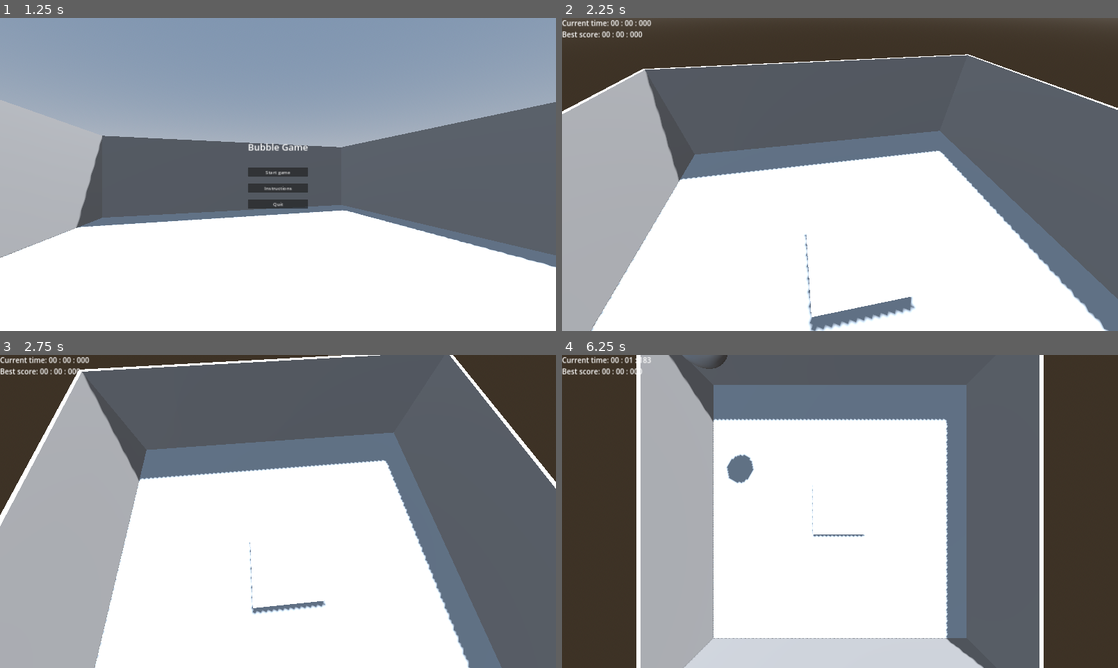
Above: before the commit, frames 1-4 (two rows, left to right).
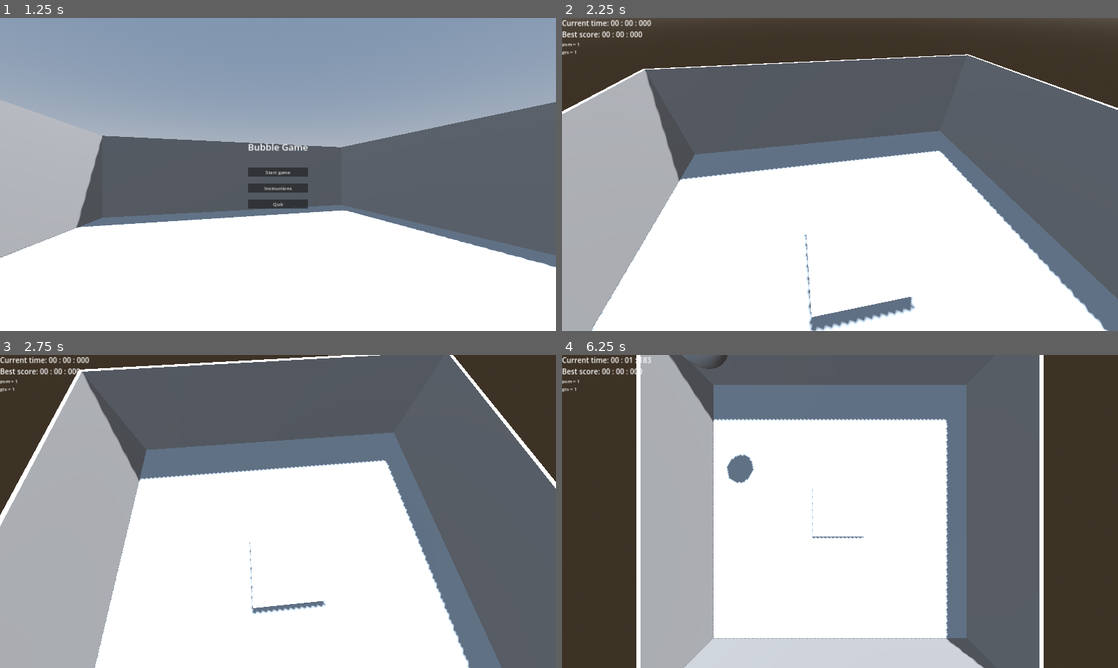
Above: after the commit, the same moments.

Repository: warriormaster12/Fsj2025
Game: Godot game, scene res://levels/actual_level.tscn
Two runs of this game, one before a commit and one after it. Both use one fixed random seed, a clock stepped at 60 frames per second and the inputs below. This scene is started directly instead of the project's main scene.
Inputs:
- Up to frame 1 (1.25 s): click "Start game" at 0.5 s
- Up to frame 2 (2.25 s): click "Start game" at 1.25 s; tap Space (dash) at 2.1 s
- Up to frame 3 (2.75 s): no input
- Up to frame 4 (6.25 s): tap S (move_d) at 2.85 s; tap A (move_l) at 3.6 s; tap D (move_r) at 4.35 s; click "Try again" at 5 s; tap W (move_u) at 5.85 s

Frame 1 is identical in both runs. In frame 2, less than 0.1% of the frame differs, in the area x 0-4%, y 7-12%; in frame 3, less than 0.1%; in frame 4, 0.2%, in the area x 0-55%, y 7-59%.

Commit message:
Add Power Up State Manager

Diff:
--- a/levels/actual_level.tscn
+++ b/levels/actual_level.tscn
@@ -1,7 +1,8 @@
-[gd_scene load_steps=13 format=3 uid="uid://eidyg2m2qpb0"]
+[gd_scene load_steps=14 format=3 uid="uid://eidyg2m2qpb0"]
 
 [ext_resource type="Script" path="res://scripts/main_menu.gd" id="1_onbhf"]
 [ext_resource type="Script" path="res://scripts/level_manager.gd" id="1_s7dc4"]
+[ext_resource type="Script" path="res://scripts/power_up_state_manager.gd" id="1_vxuai"]
 [ext_resource type="Script" path="res://scripts/game.gd" id="2_fq0ei"]
 [ext_resource type="Script" path="res://scripts/fail_container_ui.gd" id="3_3d8vx"]
 [ext_resource type="Script" path="res://scripts/spawn_area.gd" id="4_85fx6"]
@@ -106,6 +107,10 @@
 layout_mode = 2
 theme_override_font_sizes/font_size = 25
 text = "Best Time: 00"
+
+[node name="PowerUpsLabel" type="Label" parent="UIElements/HUD/Container"]
+unique_name_in_owner = true
+layout_mode = 2
 
 [node name="FailContainer" type="Control" parent="UIElements"]
 unique_name_in_owner = true
@@ -236,3 +241,7 @@
 
 [node name="Camera3D" type="Camera3D" parent="MainMenu/CameraRotate"]
 transform = Transform3D(1, 0, 0, 0, 1, 0, 0, 0, 1, 0, 0, 4)
+
+[node name="PowerUpStateManager" type="Node" parent="."]
+unique_name_in_owner = true
+script = ExtResource("1_vxuai")
--- a/scripts/game.gd
+++ b/scripts/game.gd
@@ -45,6 +45,7 @@
 	if player_scene:
 		player = player_scene.instantiate()
 		player.process_mode = Node.PROCESS_MODE_DISABLED
+		player.PUSM = %PowerUpStateManager
 		world.add_child(player)
 		player.global_position = player_marker.global_position
 	else:
--- a/scripts/player.gd
+++ b/scripts/player.gd
@@ -1,5 +1,6 @@
 extends CharacterBody3D
 
+var PUSM: PowerUpStateManager = null
 
 const SPEED = 16.0
 const ACCELERATION = 24.0
@@ -9,14 +10,14 @@
 func _physics_process(delta: float) -> void:
 	var input_dir := Input.get_vector("move_l", "move_r", "move_u", "move_d")
 	var direction := (transform.basis * Vector3(input_dir.x, 0, input_dir.y)).normalized()
+	velocity.x = move_toward(velocity.x, 0, FRICTION * delta)
+	velocity.z = move_toward(velocity.z, 0, FRICTION * delta)
 	if direction.length_squared() > 0.01:
-		velocity.x = move_toward(velocity.x, direction.x * SPEED, ACCELERATION * delta)
-		velocity.z = move_toward(velocity.z, direction.z * SPEED, ACCELERATION * delta)
+		var speed_multiplier: float = PUSM.player_speed_multiplier
+		velocity.x = move_toward(velocity.x, speed_multiplier * SPEED * direction.x, speed_multiplier * ACCELERATION * delta)
+		velocity.z = move_toward(velocity.z, speed_multiplier * SPEED * direction.z, speed_multiplier * ACCELERATION * delta)
 		if Input.is_action_just_pressed("dash"):
 			velocity.x = direction.x * DASH_FORCE
 			velocity.z = direction.z * DASH_FORCE
-	else:
-		velocity.x = move_toward(velocity.x, 0, FRICTION * delta)
-		velocity.z = move_toward(velocity.z, 0, FRICTION * delta)
 
 	move_and_slide()
--- /dev/null
+++ b/scripts/power_up_state_manager.gd
@@ -0,0 +1,49 @@
+extends Node
+class_name PowerUpStateManager
+
+@onready var PowerUpsLabel: Label = %PowerUpsLabel
+
+enum PowerUpType {
+	PLAYER_SPEEDUP,
+	TIME_SLOWDOWN,
+}
+
+class PowerUp:
+	var type: PowerUpType
+	var duration: float
+
+	func _init(type_: PowerUpType, duration_: float) -> void:
+		type = type_
+		duration = duration_
+
+var active_power_ups: Array[PowerUp] = []
+var player_speed_multiplier: float = 1
+
+func _process(_delta: float) -> void:
+	var text: String = ""
+	for power_up in active_power_ups:
+		text += "{0} {1}s\n".format([power_up.type, power_up.duration])
+	text += "psm = {0}\n".format([player_speed_multiplier])
+	text += "gts = {0}\n".format([Engine.time_scale])
+	PowerUpsLabel.text = text
+
+func _physics_process(delta: float) -> void:
+	if Engine.time_scale < 0.01:
+		delta = 0
+	else:
+		delta = delta / Engine.time_scale
+
+	player_speed_multiplier = 1
+	var time_scale: float = 1
+	for i in range(len(active_power_ups) -1, -1, -1):
+		var power_up: PowerUp = active_power_ups[i]
+		power_up.duration -= delta
+		if power_up.duration < 0:
+			active_power_ups.remove_at(i)
+			continue
+		match power_up.type:
+			PowerUpType.PLAYER_SPEEDUP:
+				player_speed_multiplier *= 1.5
+			PowerUpType.TIME_SLOWDOWN:
+				time_scale *= 0.5
+	Engine.time_scale = time_scale
